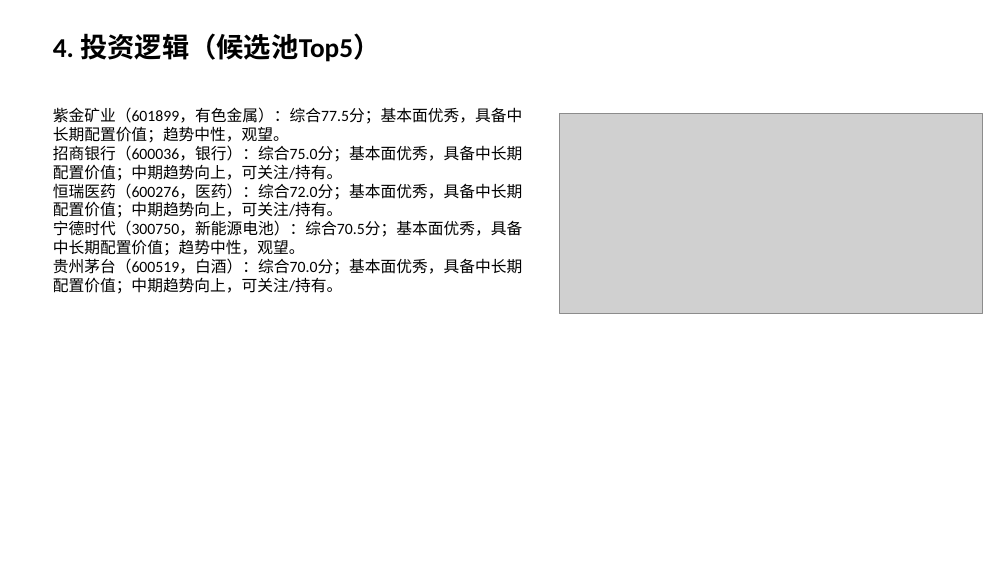
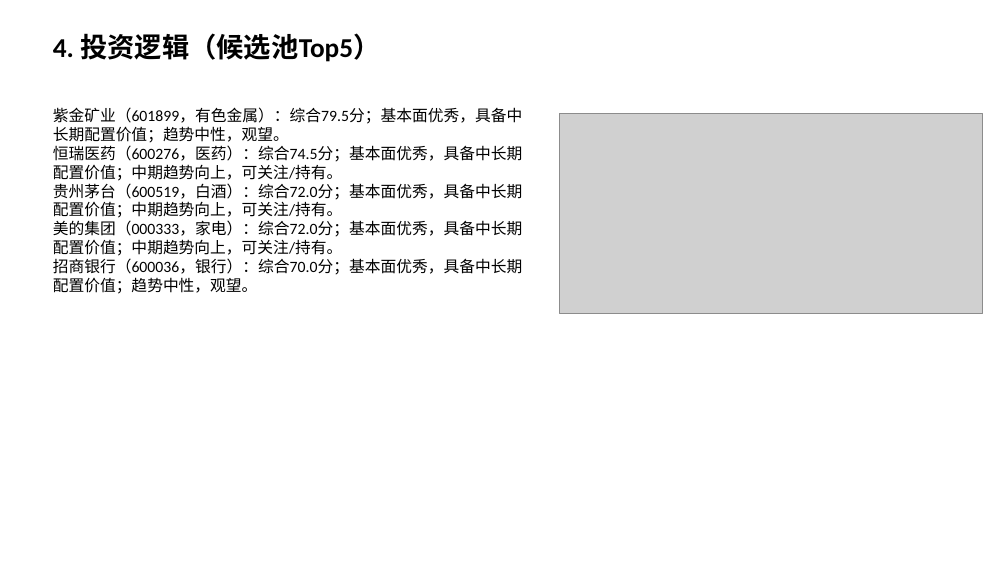
Before and after one commit to Albertdev12/pbl-workflow, a slide deck: slide 5 of outputs/12_中期路演.pptx. Drawn at 1008x567 pixels with LibreOffice and Linux fonts; fonts in the diff are those of the drawing; grey boxes stand for pictures. Boxes give left, top, right and bottom in pixels: in the first picture for what was removed or moved away, otherwise in the second. Text is boxed around its words. In the diff, an @@ line names an element or a change of style, - is before the commit and + after.

```diff
--- a/outputs/12_中期路演.pptx
+++ b/outputs/12_中期路演.pptx
@@ text at bbox=[53, 107, 523, 294]: text changed @@
-紫金矿业（601899，有色金属）：综合77.5分；基本面优秀，具备中长期配置价值；趋势中性，观望。
-招商银行（600036，银行）：综合75.0分；基本面优秀，具备中长期配置价值；中期趋势向上，可关注/持有。
-恒瑞医药（600276，医药）：综合72.0分；基本面优秀，具备中长期配置价值；中期趋势向上，可关注/持有。
-宁德时代（300750，新能源电池）：综合70.5分；基本面优秀，具备中长期配置价值；趋势中性，观望。
-贵州茅台（600519，白酒）：综合70.0分；基本面优秀，具备中长期配置价值；中期趋势向上，可关注/持有。
+紫金矿业（601899，有色金属）：综合79.5分；基本面优秀，具备中长期配置价值；趋势中性，观望。
+恒瑞医药（600276，医药）：综合74.5分；基本面优秀，具备中长期配置价值；中期趋势向上，可关注/持有。
+贵州茅台（600519，白酒）：综合72.0分；基本面优秀，具备中长期配置价值；中期趋势向上，可关注/持有。
+美的集团（000333，家电）：综合72.0分；基本面优秀，具备中长期配置价值；中期趋势向上，可关注/持有。
+招商银行（600036，银行）：综合70.0分；基本面优秀，具备中长期配置价值；趋势中性，观望。
```
Also in this commit, not shown: 3 other slides changed, 55 other files.
